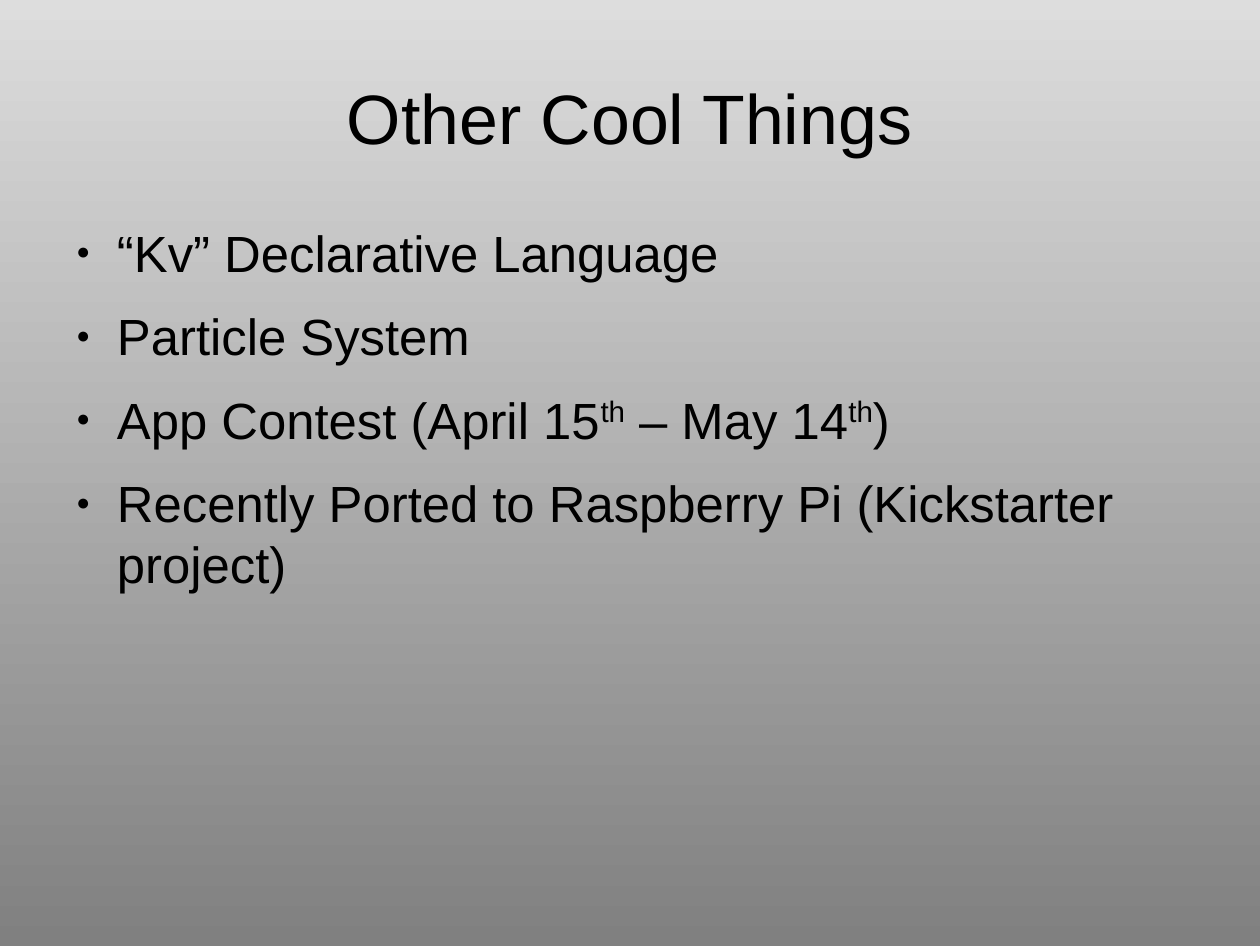
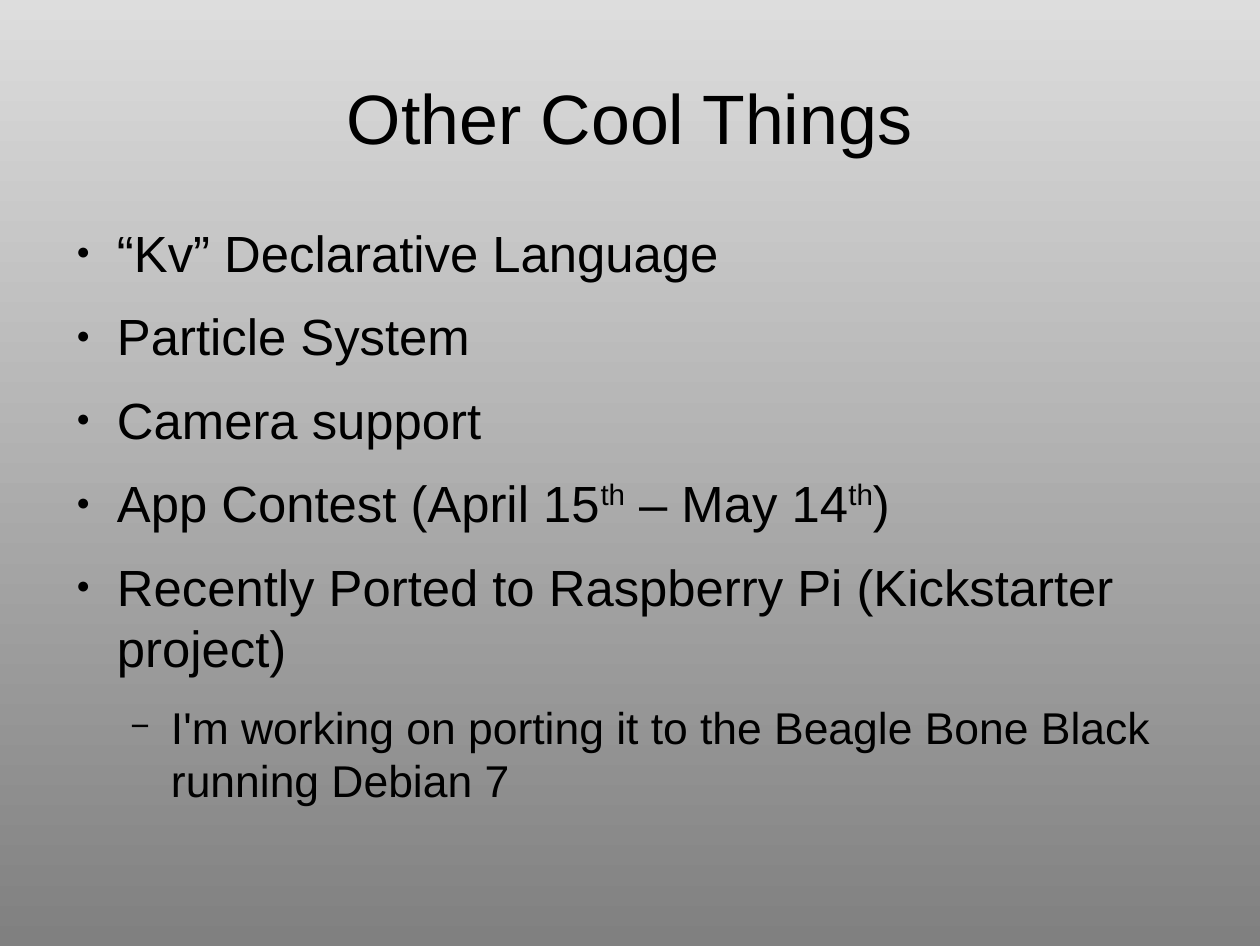
Before and after one commit to krishardy/kivy_intro_20140318, a slide deck: slide 7 of ABQ PUG Presentation 20140318.odp. Drawn at 1260x946 pixels with LibreOffice and Linux fonts; fonts in the diff are those of the drawing. Boxes give left, top, right and bottom in pixels: in the first picture for what was removed or moved away, otherwise in the second. Text is boxed around its words. In the diff, an @@ line names an element or a change of style, - is before the commit and + after.

Commit message:
Added some more detail on event loop and cool stuff slides

```diff
--- a/ABQ PUG Presentation 20140318.odp
+++ b/ABQ PUG Presentation 20140318.odp
@@ text at box(117, 403, 481, 449): paragraph added @@
+● Camera support
@@ text at box(171, 712, 1150, 806): paragraph added @@
+  − I'm working on porting it to the Beagle Bone Black running Debian 7
```
Also in this commit, not shown: 2 other slides changed.
